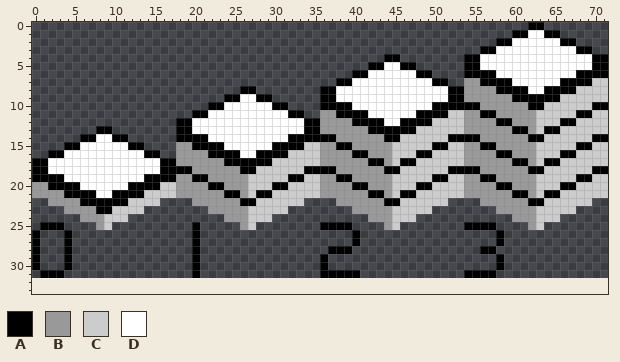
Two versions of one sprite sheet, res/vis/gui_map_zlevelextra.png. The picture above is the old version.
The file is 144x64 pixels, drawn in blocks of 2x2; one block is one cell here. The old version is drawn lined up with the new one, on the new canvas.
Palette (. is transparent): A #000000  B #999999  C #cccccc  D #ffffff
Pixels before (only the part around the change), first column x 0:
22 ..BBBBAAAAAACCCC....BBBBBBAACCCCCC....BBBBBBAACCCCCC....BBBBBB
23 ....BBBBAACCCC........BBBBBCCCCC........BBBBBCCCCC........BBBB
24 ......BBBCCC............BBBCCC............BBBCCC............BB
25 .AAA....BC..........A.....BC........AAAA....BC........AAAA....
26 A...A...............A...................A.................A...
27 A...A...............A...................A.................A...
28 A...A...............A................AAA................AA....
29 A...A...............A...............A.....................A...
30 A...A...............A...............A.....................A...
31 .AAA................A...............AAAAA.............AAAA....
32 ..............................................................
33 ..............................................................
Now the later version:
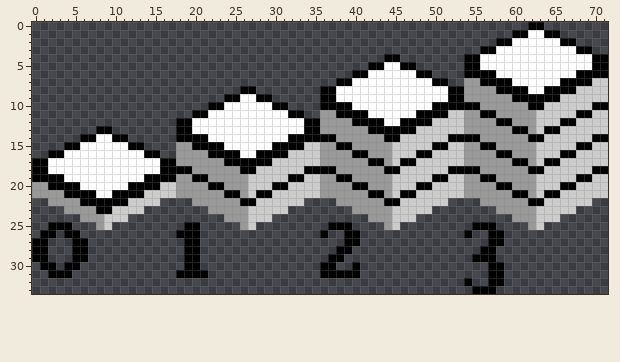
The commit says: updated font of text
Changes in this commit:
canvas 72x32 -> 72x34
Changed rows in their new state; - is an unchanged pixel.
first column x 0:
25 -.--A--------------A----------------.-----------------.----
26 .AA--A------------AA----------------A--A--------------A--A-
27 -A--.AA------------A-------------------A-----------------A-
28 -A--.AA------------A-----------------.---------------------
29 -A--.AA------------A----------------.AA----------------AAA.
30 .AA--A-------------A-----------------A--A----------------A-
31 -.--A-------------AA-A--------------------------------...-A
32 ------------------------------------------------------A--AA
33 -------------------------------------------------------AAA-
Changed places in both pictures, as pixel boxes (x1, y1, x2, y2):
changed: (32, 222, 88, 278)
added: (176, 222, 208, 278)
changed: (320, 222, 360, 270)
changed: (464, 222, 504, 294)
